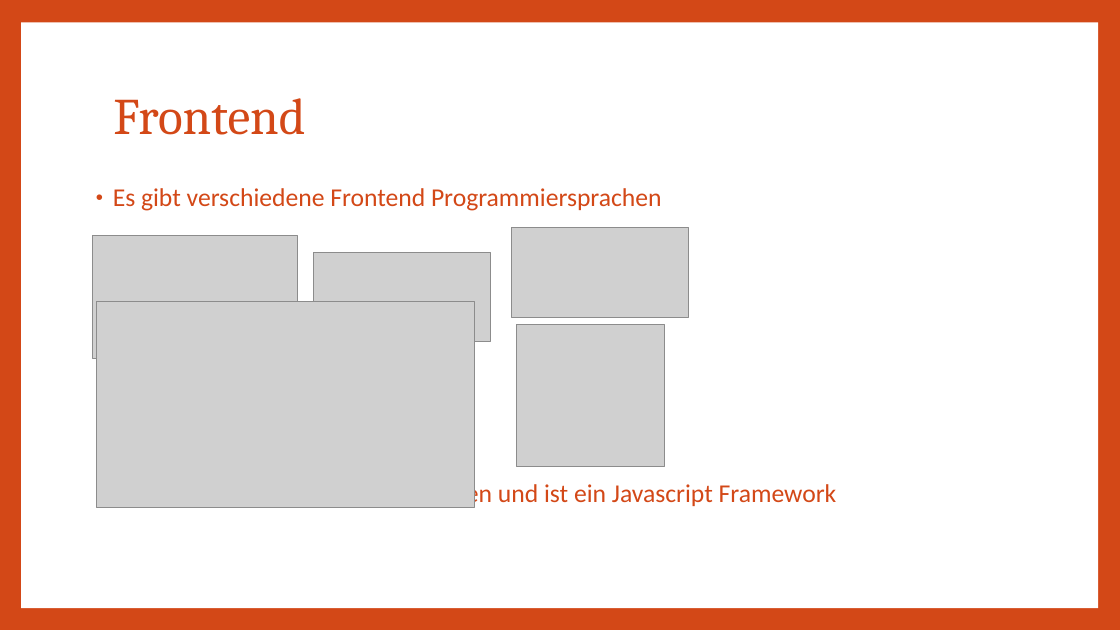
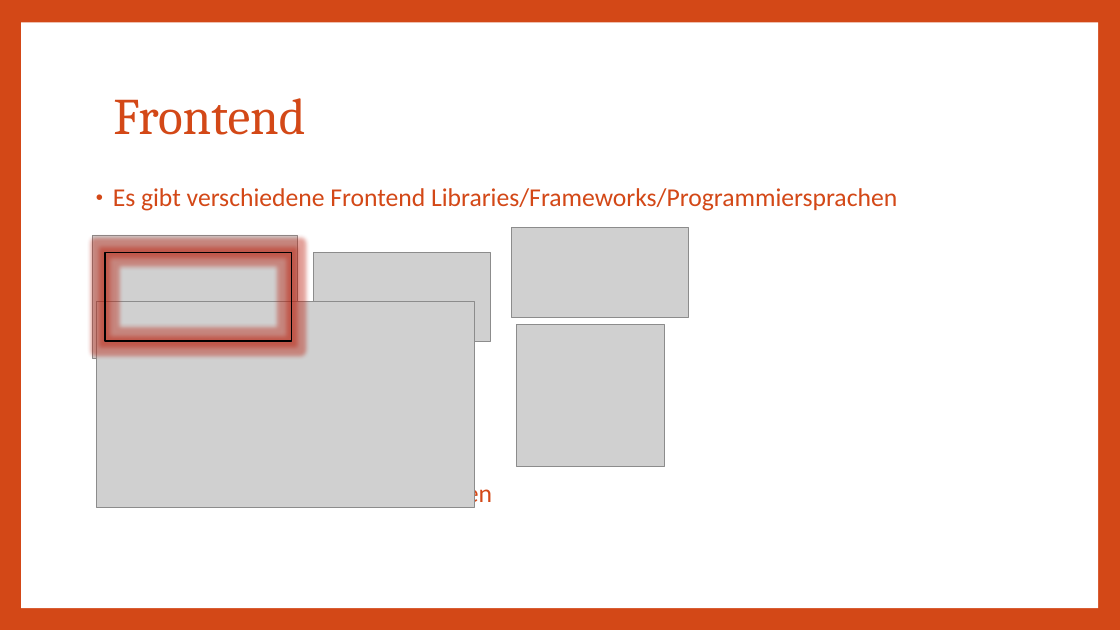
Before and after one commit to Lio396/AbgabeDossierProjekt, a slide deck: slide 4 of 04_Präsentation/VueJS_Laravel_website.pptx (slide 5 before the commit). Drawn at 1120x630 pixels with LibreOffice and Linux fonts; fonts in the diff are those of the drawing; grey boxes stand for pictures. Boxes give left, top, right and bottom in pixels: in the first picture for what was removed or moved away, otherwise in the second. Text is boxed around its words. In the diff, an @@ line names an element or a change of style, - is before the commit and + after.

```diff
--- a/04_Präsentation/VueJS_Laravel_website.pptx
+++ b/04_Präsentation/VueJS_Laravel_website.pptx
@@ text at <box>113,188,897,211</box>: text changed @@
-• Es gibt verschiedene Frontend Programmiersprachen
+• Es gibt verschiedene Frontend Libraries/Frameworks/Programmiersprachen
@@ rectangle added at <box>105,253,292,342</box>, outline #000000 1.5 pt @@
@@ text at <box>113,481,492,508</box>: text changed @@
-• Ich habe mich für VueJS entschieden und ist ein Javascript Framework
+• Ich habe mich für VueJS entschieden
```
Also in this commit, not shown: 7 other slides changed, 5 slides added, 2 slides removed, 4 other files.
